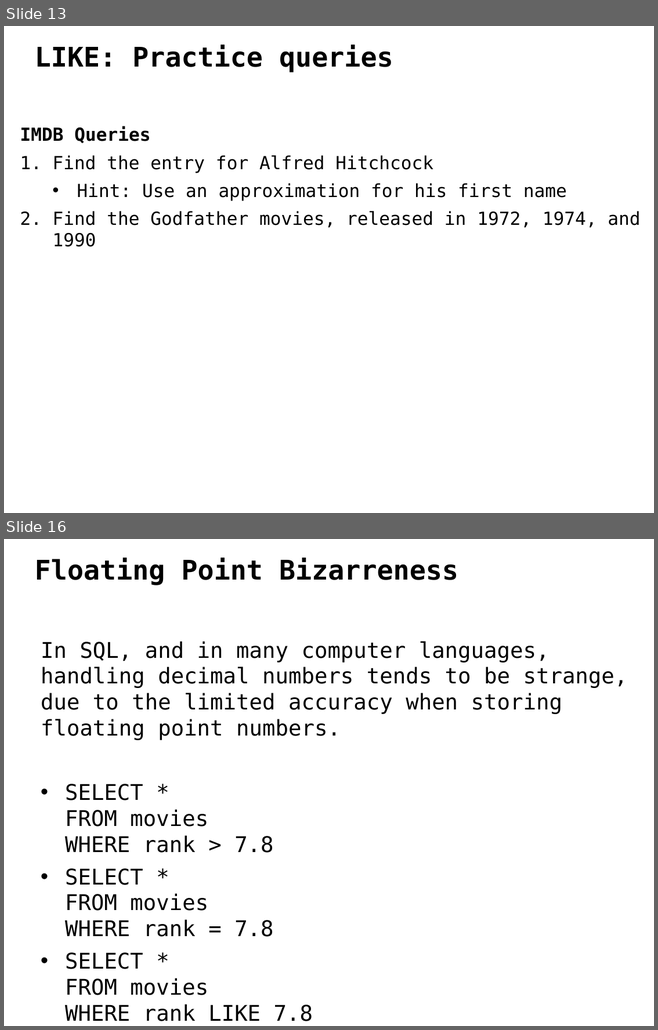
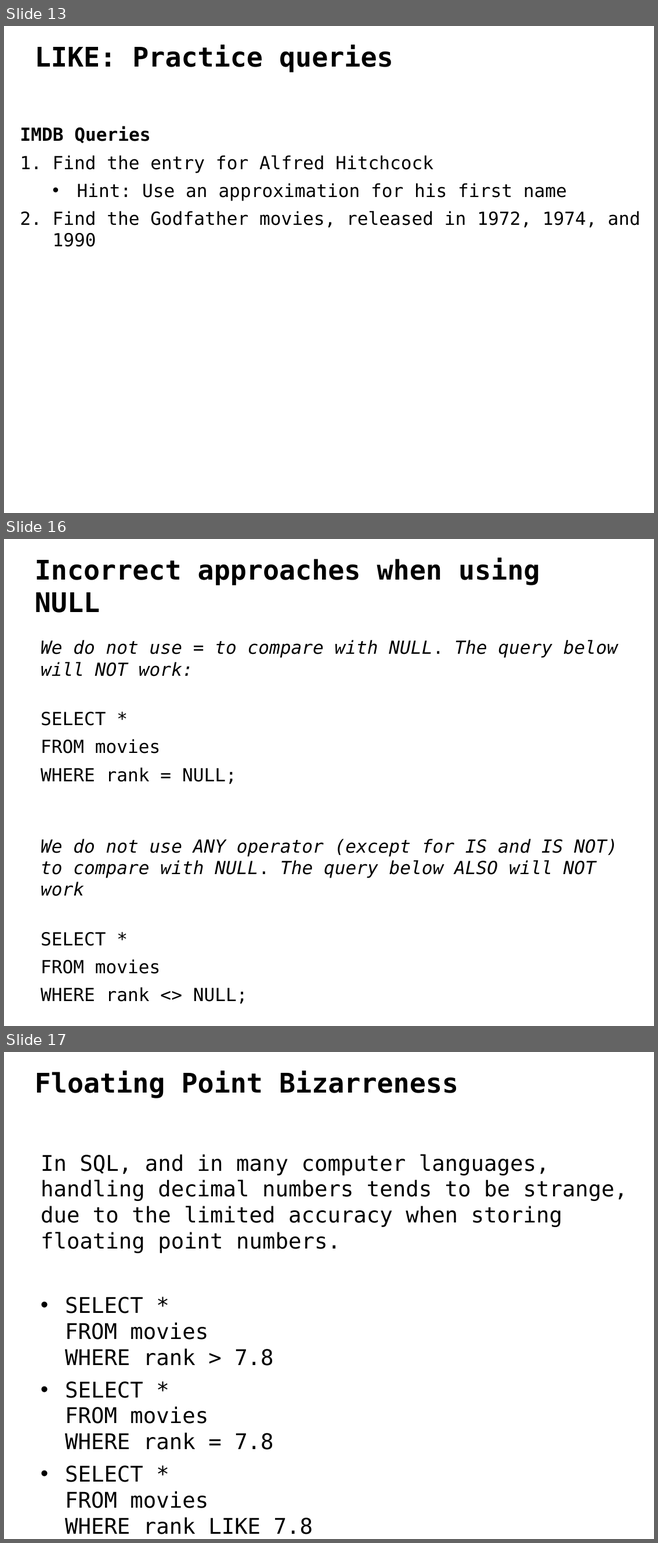
Before and after one commit to ipeirotis/introduction-to-databases, a slide deck: session3/B3-SQL_Filtering.pptx. Shown one above the other, each under a label of ours: slides 13 and 16 before the commit, slides 13, 16 and 17 after it; the slides between them are not shown. The pictures are 658x1030 and 658x1543 pixels, drawn with LibreOffice and Linux fonts; fonts in the diff are those of the drawing. Boxes give left, top, right and bottom in pixels: in the first picture for what was removed or moved away, otherwise in the second. Text is boxed around its words. In the diff, an @@ line names an element or a change of style, - is before the commit and + after.

```diff
--- a/session3/B3-SQL_Filtering.pptx
+++ b/session3/B3-SQL_Filtering.pptx
@@ slide 16 added at (4,539,654,1026), background #FFFFFF @@
@@ text added at (35,558,539,613), 30 pt, text #000000, bold @@
+Incorrect approaches when using NULL
@@ text added at (41,640,618,974), 20 pt, text #000000, italic @@
+We do not use = to compare with NULL. The query below will NOT work:
+SELECT *
+FROM movies
+WHERE rank = NULL;
+We do not use ANY operator (except for IS and IS NOT) to compare with NULL. The query below ALSO will NOT work
+SELECT *
+FROM movies
+WHERE rank <> NULL;
@@ what was slide 16 is now slide 17 @@
```
Also in this commit, not shown: 2 slides changed.
